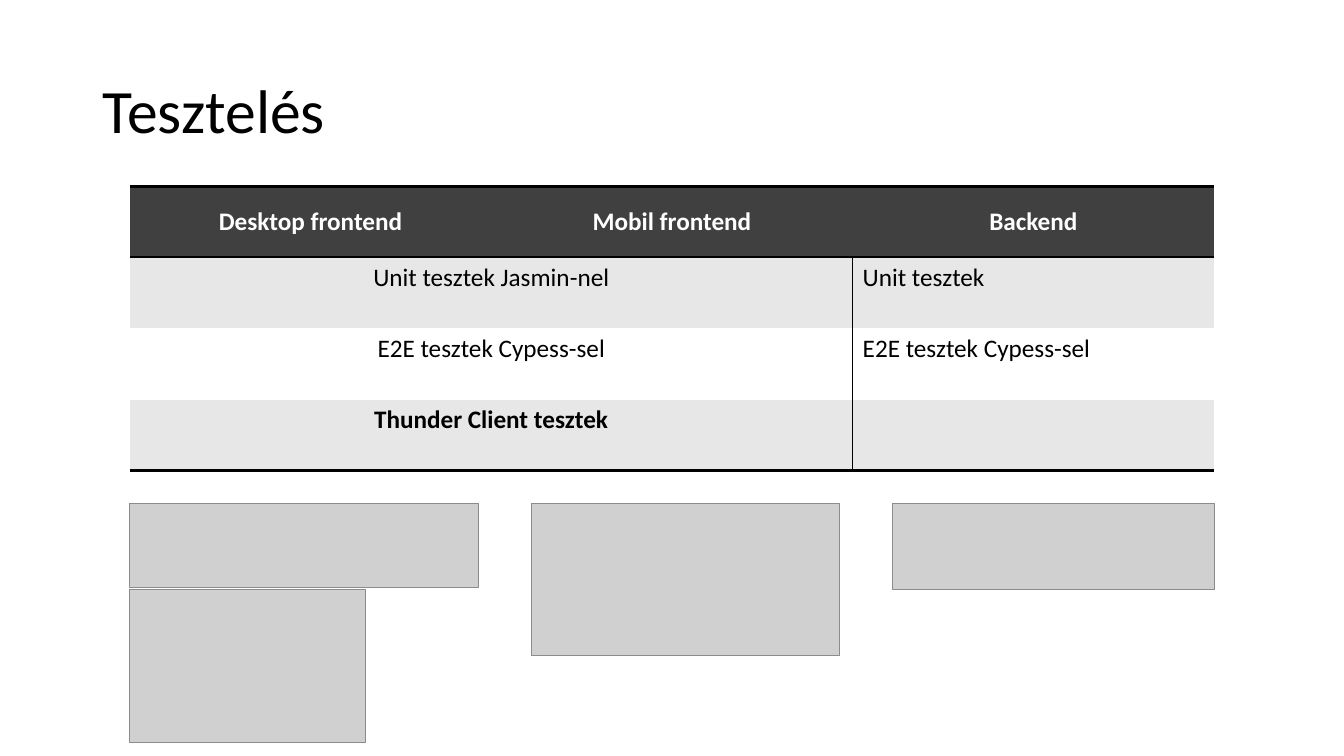
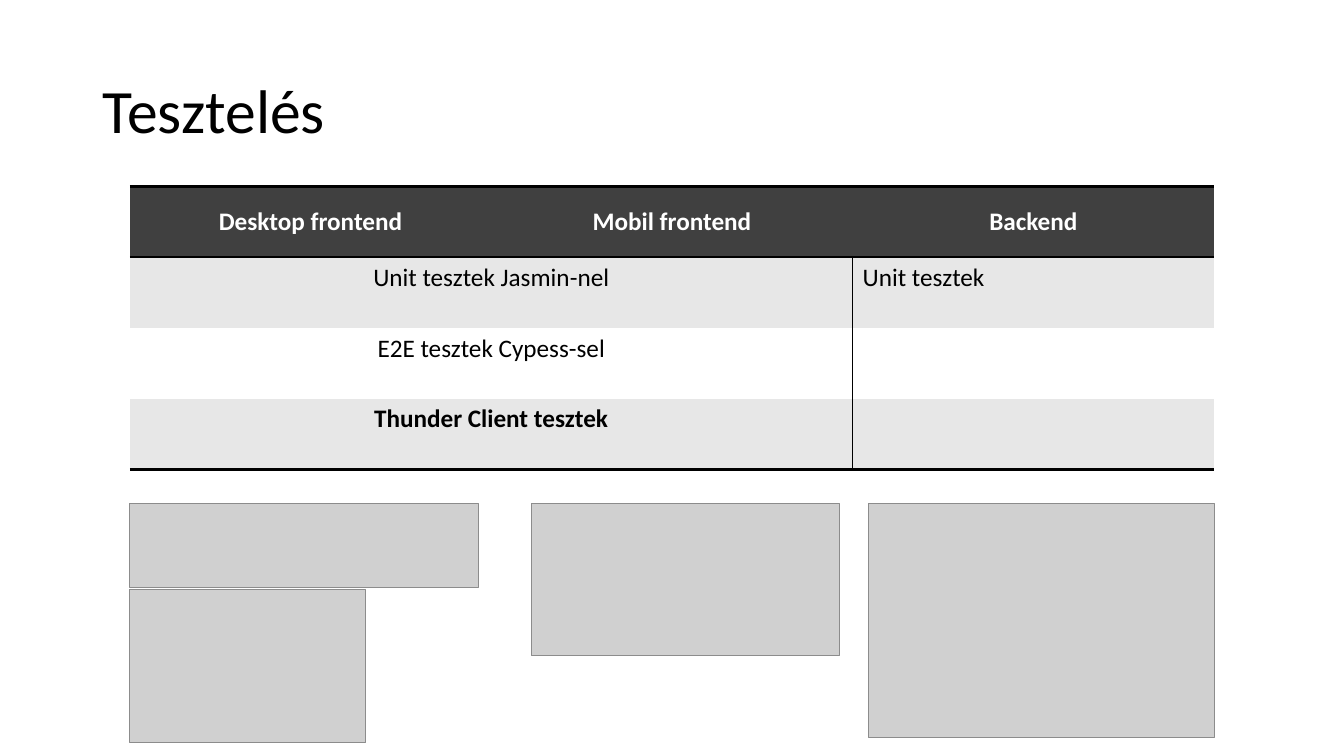
Before and after one commit to hubatrifusz/elevate, a slide deck: slide 6 of zarodolgozat.pptx (slide 5 before the commit). Drawn at 1344x756 pixels with LibreOffice and Linux fonts; fonts in the diff are those of the drawing; grey boxes stand for pictures; background and template pictures are left out. Boxes give left, top, right and bottom in pixels: in the first picture for what was removed or moved away, otherwise in the second. Text is boxed around its words. In the diff, an @@ line names an element or a change of style, - is before the commit and + after.

```diff
--- a/zarodolgozat.pptx
+++ b/zarodolgozat.pptx
@@ table at <box>130,187,1216,470</box> @@
-row 3, column 3: E2E tesztek Cypess-sel
+row 3, column 3: 
@@ picture added at <box>869,503,1215,738</box> @@
@@ picture removed at <box>892,503,1214,590</box> @@
```
Also in this commit, not shown: 2 other slides changed, 19 other files.
